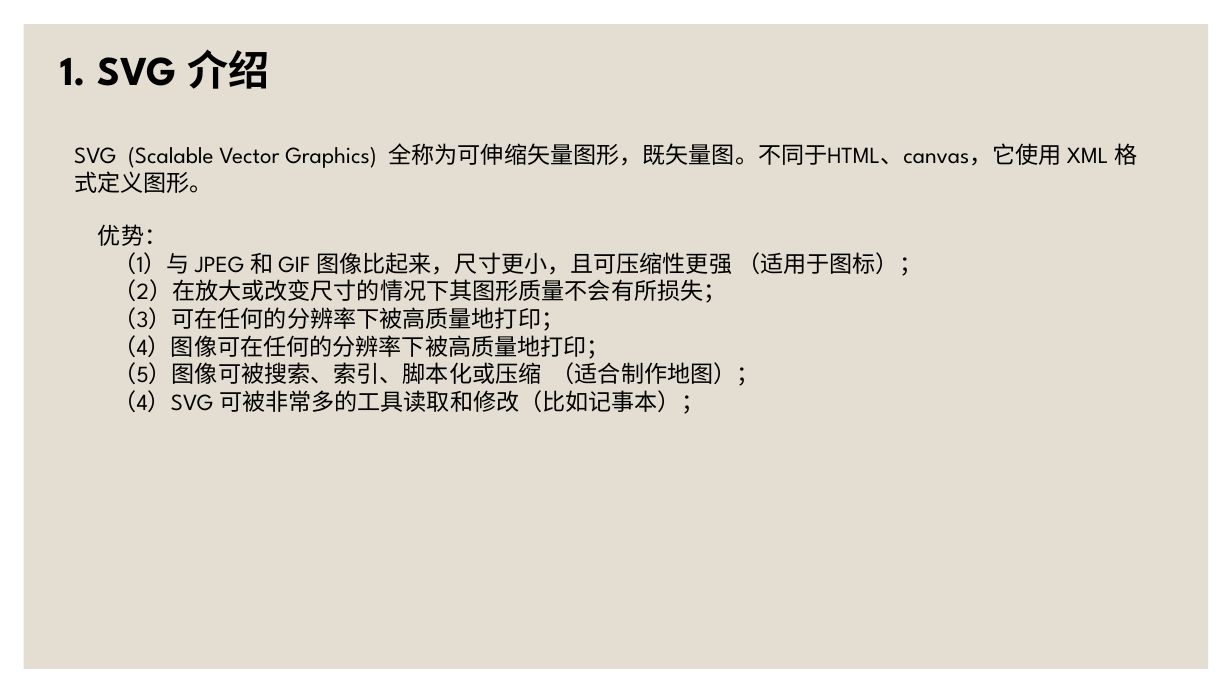
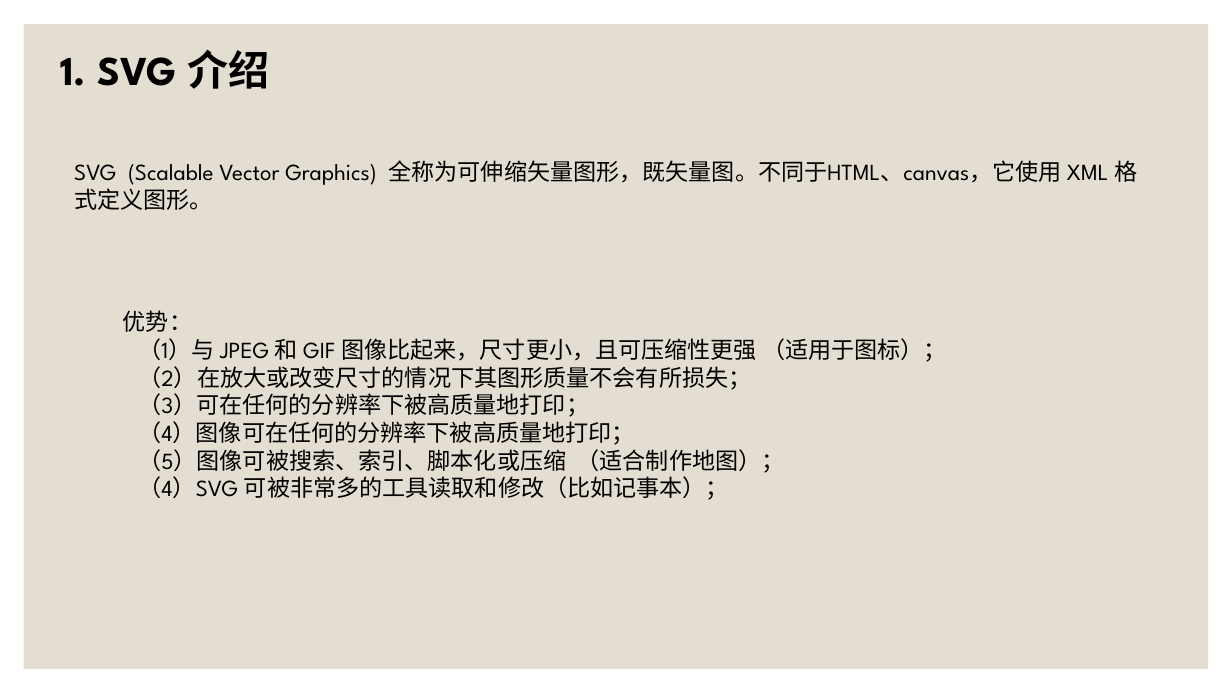
Before and after one commit to SouthLink/svg-demo, a slide deck: slide 2 of SVG动画 [自动保存] [自动保存].pptx. Drawn at 1232x693 pixels with LibreOffice and Linux fonts; fonts in the diff are those of the drawing. Boxes give left, top, right and bottom in pixels: in the first picture for what was removed or moved away, otherwise in the second. Text is boxed around its words. In the diff, an @@ line names an element or a change of style, - is before the commit and + after.

```diff
--- a/SVG动画 [自动保存] [自动保存].pptx
+++ b/SVG动画 [自动保存] [自动保存].pptx
@@ text "SVG (Scalable Vector Graphics) 全称为可伸缩矢量图形，既矢量图。不同于HTML、canva ...": place and size @@
-text "SVG (Scalable Vector Graphics) 全称为可伸缩矢量图形，既矢量图。不同于HTML、canva ..." at bbox=[74, 143, 1137, 193]
+text "SVG (Scalable Vector Graphics) 全称为可伸缩矢量图形，既矢量图。不同于HTML、canva ..." at bbox=[74, 160, 1137, 210]
@@ text "优势：": place and size @@
-text "优势：" at bbox=[98, 224, 922, 414]
+text "优势：" at bbox=[123, 310, 947, 500]
```
Also in this commit, not shown: 8 other slides changed, 3 slides added, 2 slides removed, 13 other files.
